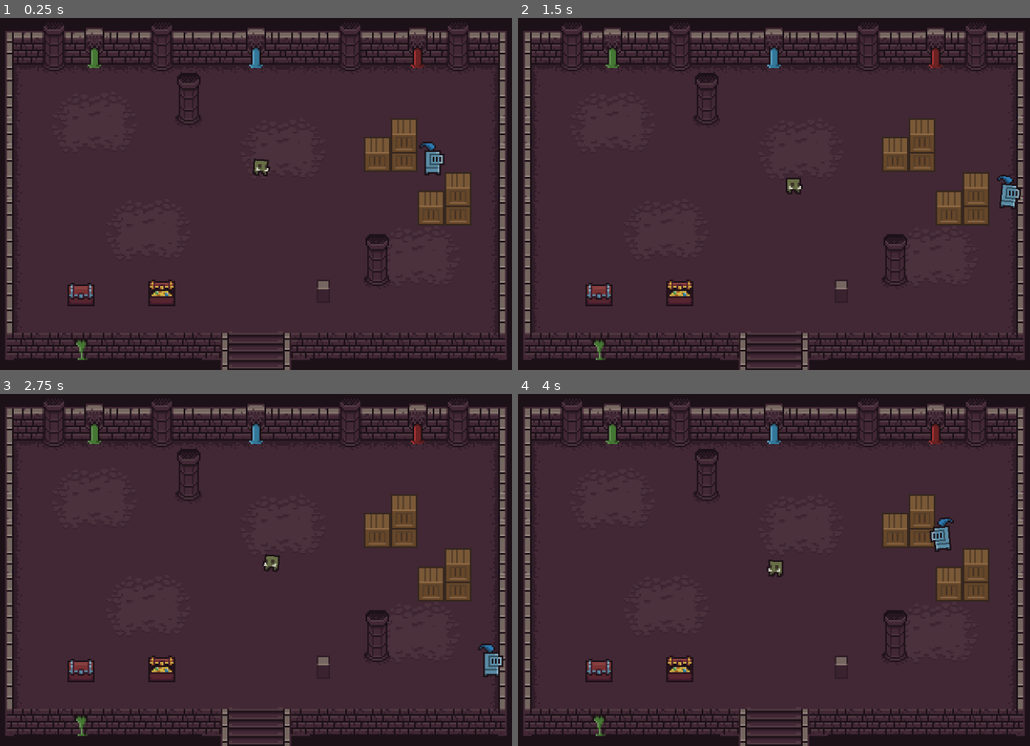
Above: before the commit, frames 1-4 (two rows, left to right).
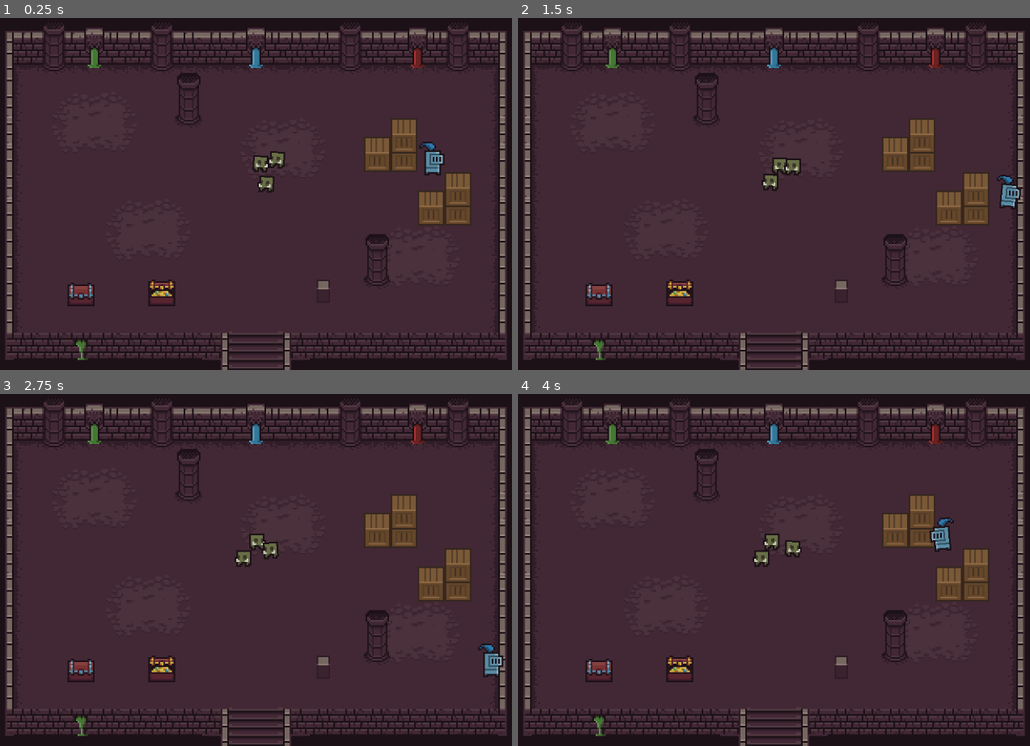
Above: after the commit, the same moments.

Repository: jovialen/dungeon-game
Game: Godot game, scene res://Scenes/Main.tscn
Two runs of this game, one before a commit and one after it. Both use one fixed random seed, a clock stepped at 60 frames per second and the inputs below.
Inputs:
- Up to frame 1 (0.25 s): no input
- Up to frame 2 (1.5 s): hold D (move_right) 0.53-1.28 s; hold S (move_down) from 1.28 s (still down)
- Up to frame 3 (2.75 s): release S (move_down) at 2.03 s; hold D (move_right) from 2.03 s (still down)
- Up to frame 4 (4 s): release D (move_right) at 2.78 s; hold W (move_up) 2.78-3.53 s; hold A (move_left) from 3.53 s (still down)

The runs differ from the first frame. In frame 1, 0.4% of the frame differs, in the area x 49-56%, y 37-50%; in frame 2, 0.5%, in the area x 47-56%, y 39-50%; in frame 3, 0.5%; in frame 4, 0.5%.

Commit message:
feat: add chasing of the player by the goblins

Diff:
--- a/Scenes/Characters/Goblin.tscn
+++ b/Scenes/Characters/Goblin.tscn
@@ -1,14 +1,12 @@
-[gd_scene load_steps=17 format=3 uid="uid://c2k73q18jbnub"]
+[gd_scene load_steps=18 format=3 uid="uid://c2k73q18jbnub"]
 
 [ext_resource type="Texture2D" uid="uid://ee51e476jqbq" path="res://Assets/0x72_16x16DungeonTileset.v5/items/monster_goblin.png" id="1_lsish"]
 [ext_resource type="Script" path="res://Scripts/Characters/FlipWithMovementDirection.gd" id="2_00mbp"]
 [ext_resource type="Script" path="res://Scripts/Characters/Health.gd" id="2_funha"]
 [ext_resource type="Script" path="res://Scripts/State Machine/State Machine.gd" id="3_tcb2r"]
-[ext_resource type="Script" path="res://Scripts/State Machine/WanderState.gd" id="4_ay6tg"]
 [ext_resource type="Script" path="res://Scripts/Characters/SimpleWalkingAnimationController.gd" id="5_fkmht"]
-
-[sub_resource type="RectangleShape2D" id="RectangleShape2D_pi5t8"]
-size = Vector2(9, 10)
+[ext_resource type="Script" path="res://Scripts/State Machine/Goblin/Wander State.gd" id="5_hixio"]
+[ext_resource type="Script" path="res://Scripts/State Machine/Goblin/Chase State.gd" id="6_cap34"]
 
 [sub_resource type="Animation" id="Animation_3ob8g"]
 resource_name = "idle"
@@ -59,6 +57,9 @@
 states/walking/position = Vector2(647, 100)
 transitions = ["Start", "idle", SubResource("AnimationNodeStateMachineTransition_33tr7"), "idle", "walking", SubResource("AnimationNodeStateMachineTransition_g2hbb"), "walking", "idle", SubResource("AnimationNodeStateMachineTransition_owsh0")]
 
+[sub_resource type="RectangleShape2D" id="RectangleShape2D_pi5t8"]
+size = Vector2(9, 10)
+
 [node name="Goblin" type="CharacterBody2D"]
 y_sort_enabled = true
 collision_layer = 2
@@ -71,23 +72,25 @@
 script = ExtResource("2_00mbp")
 parent = NodePath("..")
 
-[node name="CollisionShape2D" type="CollisionShape2D" parent="."]
-position = Vector2(-0.5, -5)
-shape = SubResource("RectangleShape2D_pi5t8")
-
 [node name="Health" type="Node" parent="."]
 script = ExtResource("2_funha")
 max_health = 3
 
-[node name="State Machine" type="Node" parent="." node_paths=PackedStringArray("initial_state")]
+[node name="State Machine" type="Node" parent="." node_paths=PackedStringArray("initial_state") groups=["enemies"]]
 editor_description = "A finite state machine determening behaviour."
 script = ExtResource("3_tcb2r")
-initial_state = NodePath("WanderState")
+initial_state = NodePath("Wander")
 
-[node name="WanderState" type="Node" parent="State Machine" node_paths=PackedStringArray("parent")]
+[node name="Wander" type="Node" parent="State Machine" node_paths=PackedStringArray("parent")]
 editor_description = "State for idle walking around the scene."
-script = ExtResource("4_ay6tg")
+script = ExtResource("5_hixio")
 parent = NodePath("../..")
+sight_range = 60.0
+
+[node name="Chase" type="Node" parent="State Machine" node_paths=PackedStringArray("parent")]
+script = ExtResource("6_cap34")
+parent = NodePath("../..")
+chase_speed = 20.0
 
 [node name="AnimationTree" type="AnimationTree" parent="." node_paths=PackedStringArray("parent")]
 libraries = {
@@ -104,3 +107,7 @@
 libraries = {
 "": SubResource("AnimationLibrary_mggub")
 }
+
+[node name="CollisionShape2D" type="CollisionShape2D" parent="."]
+position = Vector2(-0.5, -5)
+shape = SubResource("RectangleShape2D_pi5t8")
--- a/Scenes/Characters/Player.tscn
+++ b/Scenes/Characters/Player.tscn
@@ -1,6 +1,6 @@
 [gd_scene load_steps=16 format=3 uid="uid://bhig2uvs8teqq"]
 
-[ext_resource type="Script" path="res://Scripts/Characters/Player/Movement.gd" id="1_f7ce8"]
+[ext_resource type="Script" path="res://Scripts/Characters/Player.gd" id="1_5j1f7"]
 [ext_resource type="Texture2D" uid="uid://dj1pxogigjwmx" path="res://Assets/0x72_16x16DungeonTileset.v5/items/npc_knight_blue.png" id="2_o7uwv"]
 [ext_resource type="Script" path="res://Scripts/Characters/Health.gd" id="3_ox42a"]
 [ext_resource type="Script" path="res://Scripts/Characters/FlipWithMovementDirection.gd" id="3_vxmvl"]
@@ -59,11 +59,11 @@
 states/walking/position = Vector2(680, 100)
 transitions = ["idle", "walking", SubResource("AnimationNodeStateMachineTransition_2o1wj"), "walking", "idle", SubResource("AnimationNodeStateMachineTransition_vywkk"), "Start", "idle", SubResource("AnimationNodeStateMachineTransition_4ao5s")]
 
-[node name="Player" type="CharacterBody2D"]
+[node name="Player" type="CharacterBody2D" groups=["player"]]
 y_sort_enabled = true
 collision_layer = 4
 collision_mask = 5
-script = ExtResource("1_f7ce8")
+script = ExtResource("1_5j1f7")
 
 [node name="Sprite2D" type="Sprite2D" parent="." node_paths=PackedStringArray("parent")]
 y_sort_enabled = true
--- a/Scenes/Main.tscn
+++ b/Scenes/Main.tscn
@@ -27,3 +27,9 @@
 position = Vector2(105, 2)
 
 [node name="Goblin" parent="TileMap" instance=ExtResource("3_a1uqo")]
+
+[node name="Goblin2" parent="TileMap" instance=ExtResource("3_a1uqo")]
+position = Vector2(14, -3)
+
+[node name="Goblin3" parent="TileMap" instance=ExtResource("3_a1uqo")]
+position = Vector2(8, 13)
--- a/Scripts/Characters/Player/Movement.gd
+++ b/Scripts/Characters/Player.gd
@@ -1,5 +1,5 @@
 extends CharacterBody2D
-class_name Movement
+class_name Player
 
 
 @export var SPEED := 100.0
--- /dev/null
+++ b/Scripts/State Machine/Goblin/Chase State.gd
@@ -0,0 +1,34 @@
+extends State
+class_name ChaseState
+
+
+@export var parent: CharacterBody2D
+@export var chase_speed := 25.0
+@export var sight_range := 100.0
+
+var player: CharacterBody2D
+
+
+func start():
+	player = get_tree().get_nodes_in_group("player")[0]
+
+
+func physics_update(delta):
+	if not player:
+		wander()
+		return
+
+	var ab = player.position - parent.position
+	var distance = ab.length()
+	var direction = ab.normalized()
+
+	if distance > sight_range:
+		wander()
+		return
+
+	parent.velocity = direction * chase_speed
+	parent.move_and_slide()
+
+
+func wander():
+	emit_signal("change_state", "wander")
--- a/Scripts/State Machine/WanderState.gd
+++ b/Scripts/State Machine/Goblin/Wander State.gd
@@ -6,13 +6,16 @@
 @export var wander_speed := 10.0
 @export var walking_period_range := Vector2(1, 3)
 @export var waiting_period_range := Vector2(1, 3)
+@export var sight_range := 100.0
 
+var player: CharacterBody2D
 var wander_dir := Vector2.ZERO
 var wander_time := 0.0
 
 
 func start():
 	_random_wander()
+	player = get_tree().get_nodes_in_group("player")[0]
 
 
 func update(delta):
@@ -30,7 +33,9 @@
 
 
 func consider_exit():
-	pass
+	var distance_to_player = (player.position - parent.position).length()
+	if distance_to_player < sight_range:
+		emit_signal("change_state", "chase")
 
 
 func _random_wander():
--- a/Scripts/State Machine/State Machine.gd
+++ b/Scripts/State Machine/State Machine.gd
@@ -44,4 +44,5 @@
 	states[old_state].stop()
 	states[current_state].start()
 
+	print("state changed from " + old_state + " to " + current_state)
 	emit_signal("state_changed", old_state, current_state)
